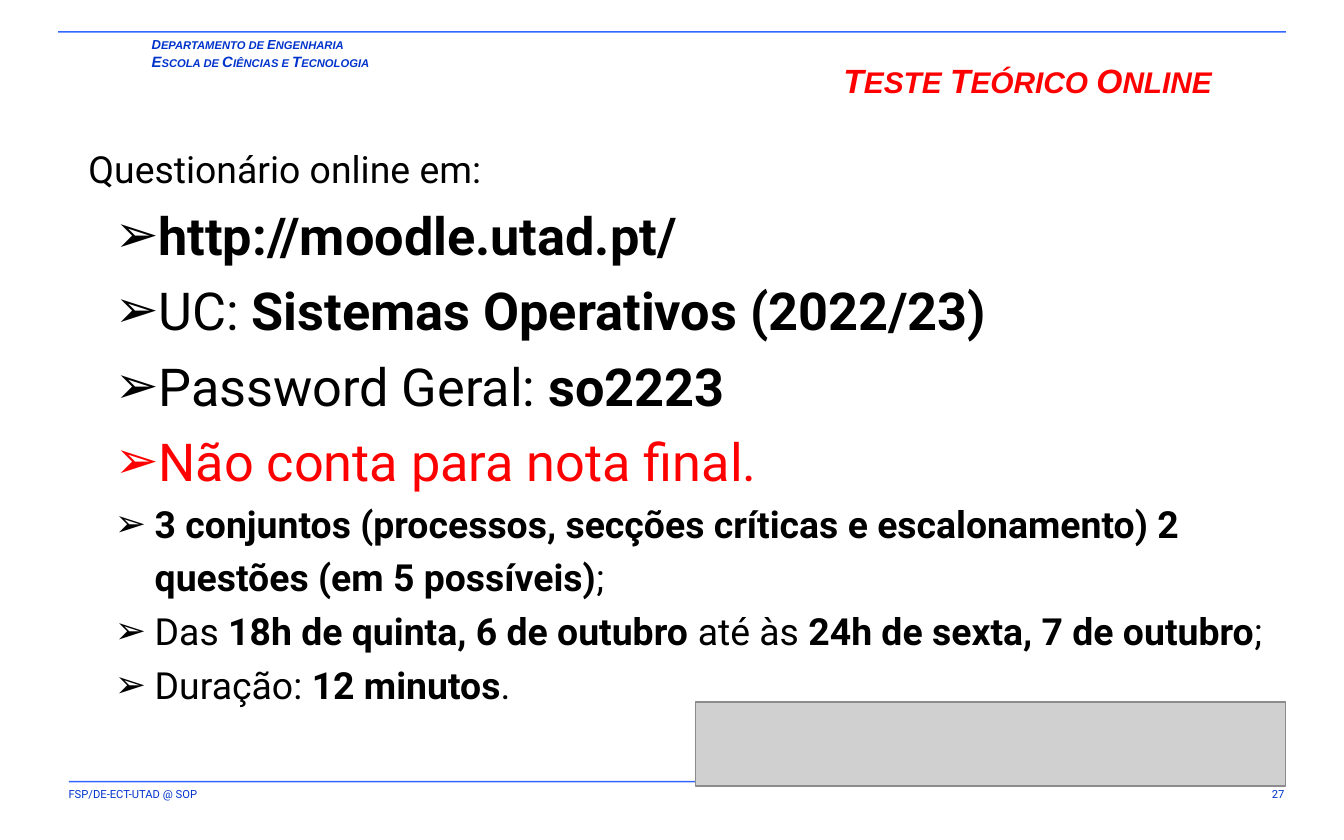
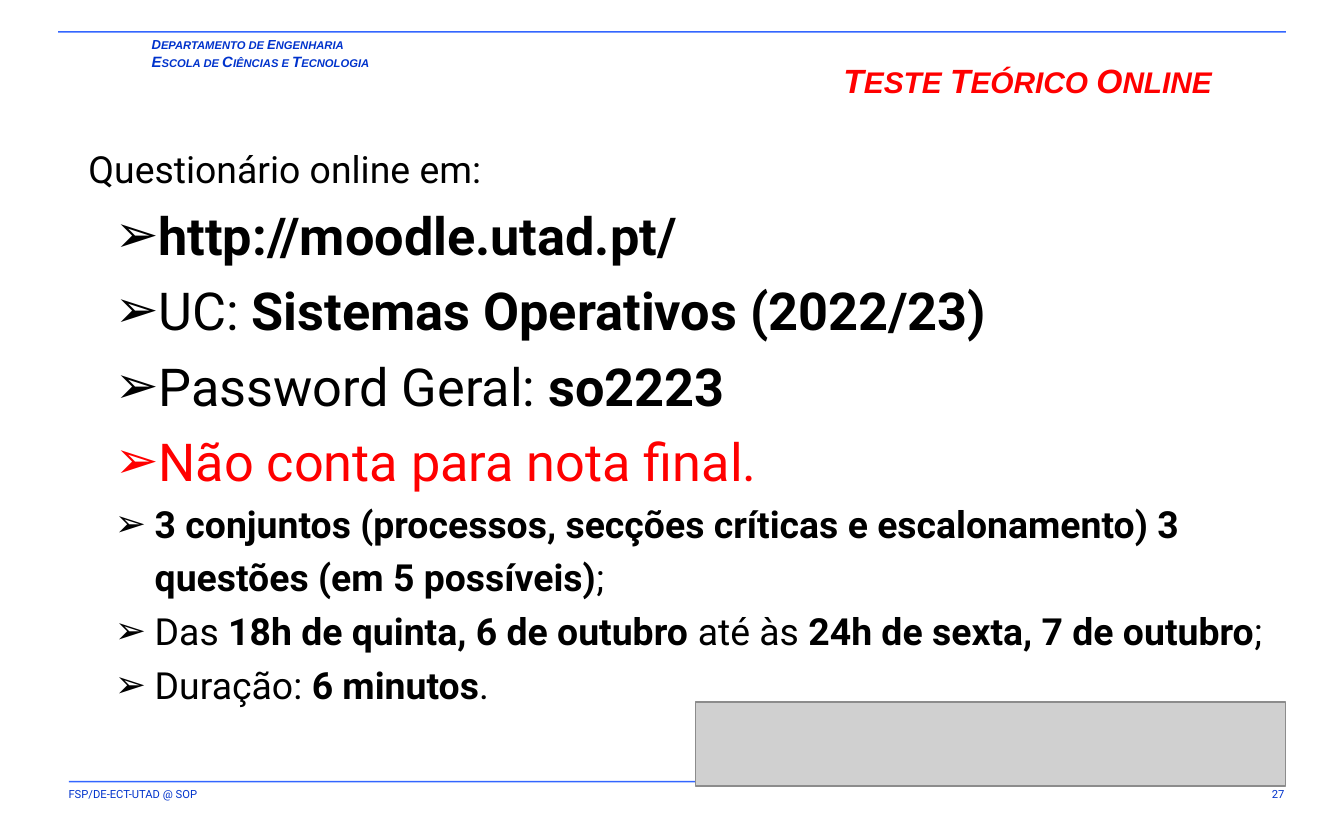
Before and after one commit to fsp864/UTAD-SOP, a slide deck: slide 27 of aulas/t/SOP-T1-1PR.pptx. Drawn at 1344x840 pixels with LibreOffice and Linux fonts; fonts in the diff are those of the drawing; grey boxes stand for pictures; background and template pictures are left out. Boxes give left, top, right and bottom in pixels: in the first picture for what was removed or moved away, otherwise in the second. Text is boxed around its words. In the diff, an @@ line names an element or a change of style, - is before the commit and + after.

```diff
--- a/aulas/t/SOP-T1-1PR.pptx
+++ b/aulas/t/SOP-T1-1PR.pptx
@@ text at (x1=155, y1=508, x2=1178, y2=599): text changed @@
-  ➢ 3 conjuntos (processos, secções críticas e escalonamento) 2 questões (em 5 possíveis);
+  ➢ 3 conjuntos (processos, secções críticas e escalonamento) 3 questões (em 5 possíveis);
@@ text at (x1=155, y1=671, x2=489, y2=707): text changed @@
-  ➢ Duração: 12 minutos.
+  ➢ Duração: 6 minutos.
```
Also in this commit, not shown: 1 other file.
